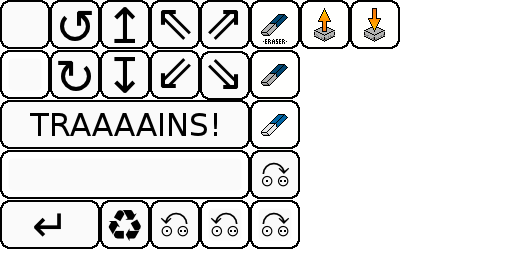
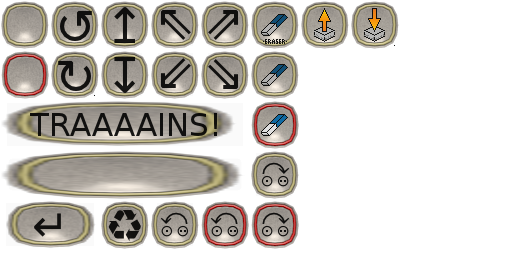
Layers edited between the first and the second 512 × 256 image:
"Background": opacity 100% → 90%, painted on it over 0, 0, 400, 249
added layer "Clipboard#4" above "Clipboard#3" over 251, 201, 299, 249
added layer "Clipboard#3" above "Clipboard#2" over 201, 201, 249, 249
added layer "Clipboard#2" above "Clipboard#1" over 251, 101, 299, 149
added layer "Clipboard#1" above "Clipboard copy#15" over 1, 51, 49, 99
added layer "Clipboard copy#15" above "Clipboard copy#17" over 6, 201, 97, 249
added layer "Clipboard copy#17" above "Clipboard copy#16" over 1, 101, 238, 147
added layer "Clipboard copy#16" above "Clipboard copy#14" over 1, 151, 245, 199
added layer "Clipboard copy#14" above "Clipboard copy#13" over 101, 201, 149, 249
added layer "Clipboard copy#13" above "Clipboard copy#12" over 151, 201, 199, 249
added layer "Clipboard copy#12" above "Clipboard copy#11" over 251, 151, 299, 199
added layer "Clipboard copy#11" above "Clipboard copy#10" over 51, 51, 99, 99
added layer "Clipboard copy#10" above "Clipboard copy#9" over 101, 51, 149, 99
added layer "Clipboard copy#9" above "Clipboard copy#8" over 151, 51, 199, 99
added layer "Clipboard copy#8" above "Clipboard copy#7" over 201, 51, 249, 99
added layer "Clipboard copy#7" above "Clipboard copy#6" over 251, 51, 299, 99
added layer "Clipboard copy#6" above "Clipboard copy#5" over 351, 1, 399, 49
added layer "Clipboard copy#5" above "Clipboard copy#4" over 301, 1, 349, 49
added layer "Clipboard copy#4" above "Clipboard copy#3" over 251, 1, 299, 49
added layer "Clipboard copy#3" above "Clipboard copy#2" over 201, 1, 249, 49
added layer "Clipboard copy#2" above "Clipboard copy#1" over 151, 1, 199, 49
added layer "Clipboard copy#1" above "Clipboard copy" over 101, 1, 149, 49
added layer "Clipboard copy" above "Clipboard" over 51, 1, 99, 49
added layer "Clipboard" above "Background copy" over 1, 1, 49, 49
